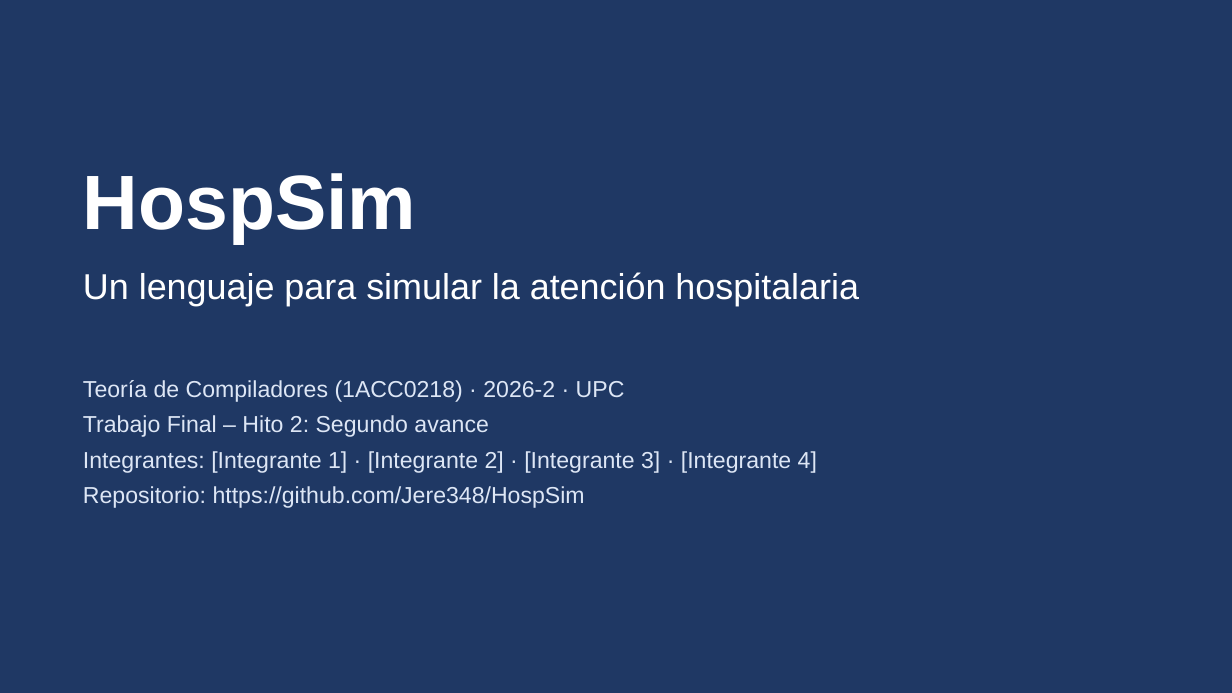
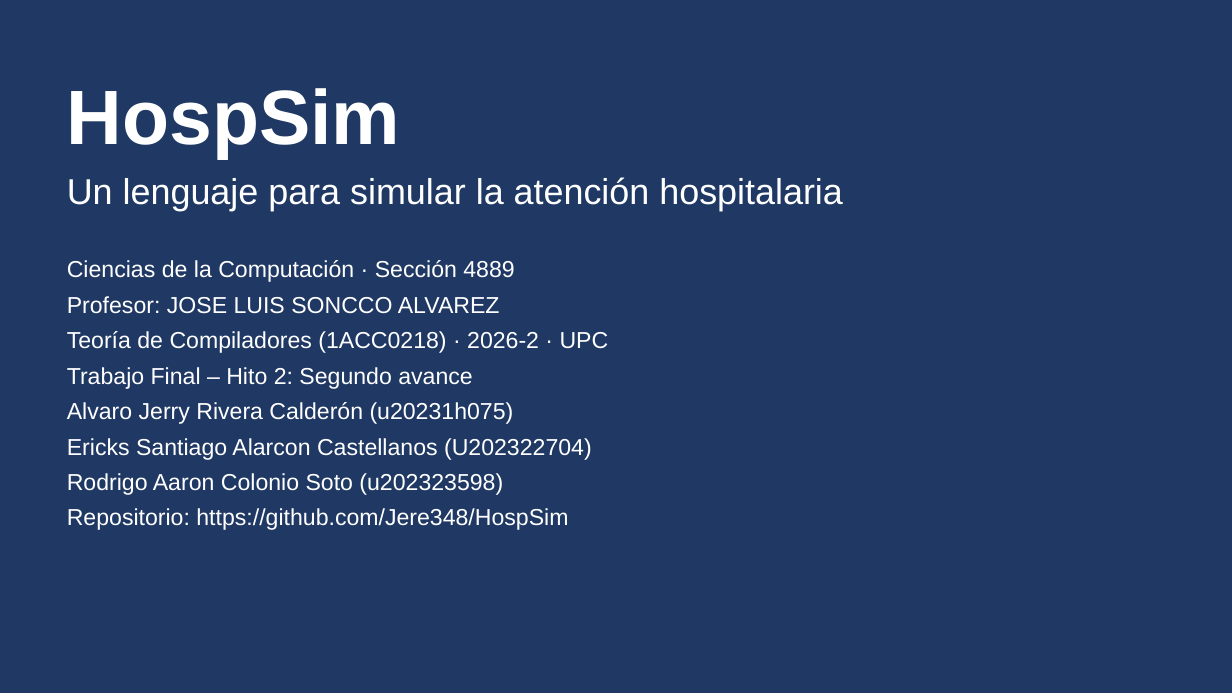
Before and after one commit to Jere348/HospSim, a slide deck: slide 1 of docs/presentacion/Presentacion_Hito2_HospSim.pptx. Drawn at 1232x693 pixels with LibreOffice and Linux fonts; fonts in the diff are those of the drawing. Boxes give left, top, right and bottom in pixels: in the first picture for what was removed or moved away, otherwise in the second. Text is boxed around its words. In the diff, an @@ line names an element or a change of style, - is before the commit and + after.

Commit message:
Hito 2: simulacion por eventos con cola FIFO por recurso, validacion de capacidad casi cero, ambitos por id, codigo intermedio (--ir) y caratula completa
- Recursos compartidos: un paciente ya no reserva un recurso en el futuro bloqueando a otros.
- Capacidades como 0.0000000001 se rechazan en el analisis semantico (antes el simulador fallaba).
- Un proceso llamado 'global' ya no comparte la tabla del ambito global.
- Pruebas: 20 casos de salida y 11 regresiones; run_tests.py portable a Windows.

```diff
--- a/docs/presentacion/Presentacion_Hito2_HospSim.pptx
+++ b/docs/presentacion/Presentacion_Hito2_HospSim.pptx
@@ text "HospSim": place and size @@
-text "HospSim" at bbox=[83, 173, 416, 244]
+text "HospSim" at bbox=[67, 88, 400, 158]
@@ text "Un lenguaje para simular la ...": place and size @@
-text "Un lenguaje para simular la ..." at bbox=[83, 272, 859, 306]
+text "Un lenguaje para simular la ..." at bbox=[67, 177, 843, 211]
@@ text "Ciencias de la Computación · ...": place and size @@
-text "Ciencias de la Computación · ..." at bbox=[83, 380, 817, 508]
+text "Ciencias de la Computación · ..." at bbox=[67, 260, 609, 530]
@@ text at bbox=[67, 260, 514, 314]: paragraphs added @@
+Ciencias de la Computación · Sección 4889
+Profesor: JOSE LUIS SONCCO ALVAREZ
@@ text at bbox=[67, 331, 609, 530]: text colour #DDE6F5 to #FFFFFF in "Teoría de Compiladores (1ACC0218) · 2026-2 · ...", "Trabajo Final – Hito 2: Segundo avance", "Repositorio: https://github.com/Jere348/HospSim" @@
@@ text at bbox=[67, 402, 592, 495]: text changed; text colour #DDE6F5 to #FFFFFF @@
-Integrantes: [Integrante 1] · [Integrante 2] · [Integrante 3] · [Integrante 4]
+Alvaro Jerry Rivera Calderón (u20231h075)
+Ericks Santiago Alarcon Castellanos (U202322704)
+Rodrigo Aaron Colonio Soto (u202323598)
```
Also in this commit, not shown: 5 other slides changed, 20 other files.
